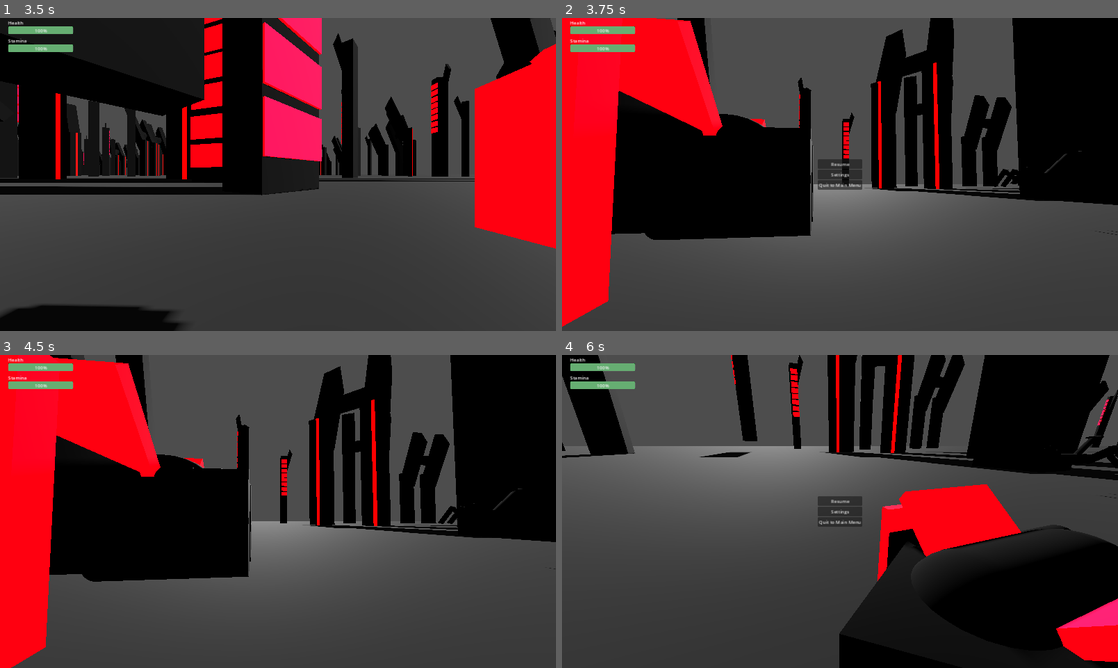
Above: before the commit, frames 1-4 (two rows, left to right).
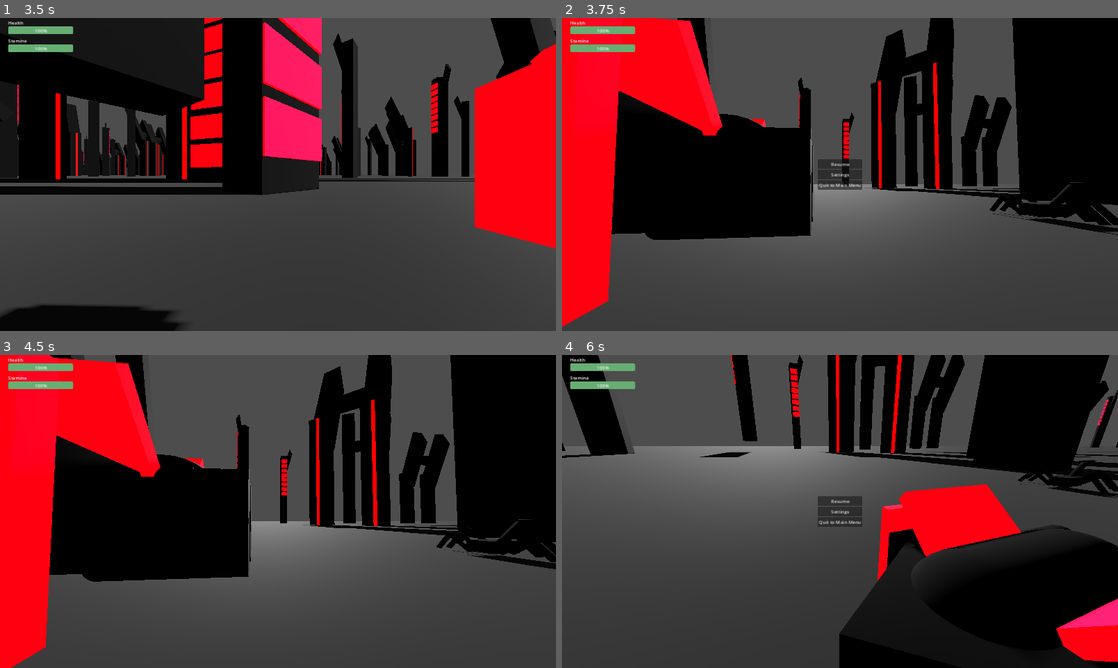
Above: after the commit, the same moments.

Repository: n3xusgamedev/n3xus-godot-game
Game: Godot game, scene res://main_menu.tscn
Same seed, same stepped clock (60 frames per second), same inputs: the game is played once before the commit and once after it.
Inputs (mouse positions are in pixels of both pictures, inside the frame that each line leads up to):
- Up to frame 1 (3.5 s): tap Enter (ui_accept) at 0.5, 1.25 s; move the mouse to (305, 174) at 0.52 s; hold W (move_forward) from 0.53 s (still down); tap P every 0.75 s from 0.6 to 2.85 s; tap Space (jump) at 0.77, 1.52, 3.02 s; move the mouse to (250, 174) at 1.27 s; move the mouse to (289, 168) at 2.02 s; move the mouse to (272, 180) at 2.77 s
- Up to frame 2 (3.75 s): keep holding W (move_forward); move the mouse to (878, 177) at 3.52 s; tap P at 3.6 s
- Up to frame 3 (4.5 s): tap Space (jump) at 3.77 s; release W (move_forward) at 4.25 s; click "Resume" at 4.25 s
- Up to frame 4 (6 s): move the mouse to (795, 508) at 5.02 s; hold W (move_forward) from 5.03 s (still down); tap P at 5.1, 5.85 s; tap Space (jump) at 5.27 s; move the mouse to (845, 511) at 5.77 s

Frame 1 is identical in both runs. In frame 2, 1.5% of the frame differs, in the area x 76-100%, y 42-70%; in frame 3, 1.3%; in frame 4, 0.9%.

Commit message:
ENEMY MODEL

Diff:
--- a/enemy_1.tscn
+++ b/enemy_1.tscn
@@ -14,41 +14,17 @@
 [sub_resource type="BoxMesh" id="BoxMesh_5c06j"]
 material = SubResource("StandardMaterial3D_8fvls")
 
-[sub_resource type="StandardMaterial3D" id="StandardMaterial3D_buyeu"]
-albedo_color = Color(0, 0, 0, 1)
-
-[sub_resource type="CylinderMesh" id="CylinderMesh_y36r3"]
-material = SubResource("StandardMaterial3D_buyeu")
-
-[sub_resource type="StandardMaterial3D" id="StandardMaterial3D_mit13"]
-albedo_color = Color(0, 0, 0, 1)
-
-[sub_resource type="CylinderMesh" id="CylinderMesh_d76ov"]
-material = SubResource("StandardMaterial3D_mit13")
-
 [sub_resource type="BoxShape3D" id="BoxShape3D_26y0v"]
 size = Vector3(1, 0.541992, 1.52301)
 
 [sub_resource type="BoxShape3D" id="BoxShape3D_ujxvg"]
-size = Vector3(4.95044, 1.56989, 2.60547)
-
-[sub_resource type="StandardMaterial3D" id="StandardMaterial3D_b518d"]
-albedo_color = Color(31.721, 23.387, 0.033, 1)
-
-[sub_resource type="CylinderMesh" id="CylinderMesh_3lbmv"]
-material = SubResource("StandardMaterial3D_b518d")
+size = Vector3(8.63614, 1.56989, 6.1817)
 
 [sub_resource type="BoxShape3D" id="BoxShape3D_63sih"]
 size = Vector3(1.93329, 1.06067, 1)
 
 [sub_resource type="BoxShape3D" id="BoxShape3D_wnby4"]
 size = Vector3(1.63861, 1, 1.50446)
-
-[sub_resource type="BoxShape3D" id="BoxShape3D_2nhqe"]
-size = Vector3(0.343018, 1.51868, 0.289062)
-
-[sub_resource type="BoxShape3D" id="BoxShape3D_yoiyl"]
-size = Vector3(0.642334, 0.248962, 0.664551)
 
 [sub_resource type="Animation" id="Animation_bmp8e"]
 length = 4.0
@@ -180,6 +156,30 @@
 "Walk2": SubResource("Animation_1vnrx")
 }
 
+[sub_resource type="StandardMaterial3D" id="StandardMaterial3D_buyeu"]
+albedo_color = Color(0, 0, 0, 1)
+
+[sub_resource type="CylinderMesh" id="CylinderMesh_y36r3"]
+material = SubResource("StandardMaterial3D_buyeu")
+
+[sub_resource type="StandardMaterial3D" id="StandardMaterial3D_mit13"]
+albedo_color = Color(0, 0, 0, 1)
+
+[sub_resource type="CylinderMesh" id="CylinderMesh_d76ov"]
+material = SubResource("StandardMaterial3D_mit13")
+
+[sub_resource type="StandardMaterial3D" id="StandardMaterial3D_b518d"]
+albedo_color = Color(31.721, 23.387, 0.033, 1)
+
+[sub_resource type="CylinderMesh" id="CylinderMesh_3lbmv"]
+material = SubResource("StandardMaterial3D_b518d")
+
+[sub_resource type="BoxShape3D" id="BoxShape3D_2nhqe"]
+size = Vector3(0.343018, 1.51868, 0.289062)
+
+[sub_resource type="BoxShape3D" id="BoxShape3D_yoiyl"]
+size = Vector3(0.642334, 0.248962, 0.664551)
+
 [node name="enemy_1" type="CharacterBody3D"]
 transform = Transform3D(-1, 0, 8.74228e-08, 0, 1, 0, -8.74228e-08, 0, -1, 0, 0, 0)
 script = ExtResource("1_vj41x")
@@ -189,7 +189,6 @@
 mesh = SubResource("BoxMesh_y8exn")
 
 [node name="Leg 1" type="Node3D" parent="MeshInstance3D"]
-transform = Transform3D(1, 0, 0, 0, 1, 0, 0, 0, 1, 0, 0, 0)
 
 [node name="MeshInstance3D" type="MeshInstance3D" parent="MeshInstance3D/Leg 1"]
 transform = Transform3D(-1.08051, 0.22283, 0, -1.44198, -0.166971, 0, 0, 0, 0.0577283, 0.839012, 0.164644, 0.422621)
@@ -214,14 +213,6 @@
 mesh = SubResource("BoxMesh_5c06j")
 skeleton = NodePath("../..")
 
-[node name="MeshInstance3D13" type="MeshInstance3D" parent="MeshInstance3D"]
-transform = Transform3D(0.370292, 0, 0, 0, 0.908428, -0.103601, 0, 0.418041, 0.225132, 0, 1.35367, 0.643982)
-mesh = SubResource("CylinderMesh_y36r3")
-
-[node name="MeshInstance3D14" type="MeshInstance3D" parent="MeshInstance3D"]
-transform = Transform3D(0.59807, 0, 0, 0, 0.0353988, -0.265262, 0, 0.186078, 0.0504623, 0, 2.29573, 1.10067)
-mesh = SubResource("CylinderMesh_d76ov")
-
 [node name="Leg 2" type="Node3D" parent="MeshInstance3D"]
 transform = Transform3D(-1.08051, 0.22283, -8.88178e-16, -1.44198, -0.166971, 0, 1.42109e-14, 1.77636e-15, 0.0577283, 0.839012, 0.164644, -0.383986)
 
@@ -236,7 +227,6 @@
 skeleton = NodePath("../..")
 
 [node name="Leg 3" type="Node3D" parent="MeshInstance3D"]
-transform = Transform3D(1, 0, 0, 0, 1, 0, 0, 0, 1, 0, 0, 0)
 
 [node name="MeshInstance3D5" type="MeshInstance3D" parent="MeshInstance3D/Leg 3"]
 transform = Transform3D(-1.08051, 0.22283, 0, -1.44198, -0.166971, 0, 7.10543e-15, 8.88178e-16, 0.0577283, 0.839012, 0.164644, -0.00400849)
@@ -249,7 +239,6 @@
 skeleton = NodePath("../..")
 
 [node name="Leg 4" type="Node3D" parent="MeshInstance3D"]
-transform = Transform3D(1, 0, 0, 0, 1, 0, 0, 0, 1, 0, 0, 0)
 
 [node name="MeshInstance3D11" type="MeshInstance3D" parent="MeshInstance3D/Leg 4"]
 transform = Transform3D(1.08051, -0.22283, -5.04677e-09, -1.44198, -0.166971, 0, -9.4461e-08, 1.94804e-08, -0.0577283, -0.956084, 0.164644, -0.000133486)
@@ -262,7 +251,6 @@
 skeleton = NodePath("../..")
 
 [node name="Leg 5" type="Node3D" parent="MeshInstance3D"]
-transform = Transform3D(1, 0, 0, 0, 1, 0, 0, 0, 1, 0, 0, 0)
 
 [node name="MeshInstance3D3" type="MeshInstance3D" parent="MeshInstance3D/Leg 5"]
 transform = Transform3D(-1.08051, 0.22283, 0, -1.44198, -0.166971, 0, 7.10543e-15, 8.88178e-16, 0.0577283, 0.839012, 0.164644, -0.383986)
@@ -281,12 +269,8 @@
 [node name="Area3D" type="Area3D" parent="."]
 
 [node name="CollisionShape3D" type="CollisionShape3D" parent="Area3D"]
-transform = Transform3D(1.25877, 0, 0, 0, 1.43204, 0, 0, 0, 1.89759, 0.155735, 0.678732, -0.0159364)
+transform = Transform3D(1.25877, 0, 0, 0, 1.43204, 0, 0, 0, 1.89759, 0.766816, 0.678732, -0.487265)
 shape = SubResource("BoxShape3D_ujxvg")
-
-[node name="MeshInstance3D2" type="MeshInstance3D" parent="."]
-transform = Transform3D(0.0473937, 0, 0, 0, 0.00608596, -0.0750759, 0, 0.015305, 0.0298535, 0, 1.29803, 1.97965)
-mesh = SubResource("CylinderMesh_3lbmv")
 
 [node name="CollisionShape3D2" type="CollisionShape3D" parent="."]
 transform = Transform3D(0.928714, 0, 0, 0, 0.928714, 0, 0, 0, 1.42522, -1.40919, 0, 0)
@@ -295,19 +279,37 @@
 [node name="CollisionShape3D3" type="CollisionShape3D" parent="."]
 transform = Transform3D(1, 0, 0, 0, 1, 0, 0, 0, 1, 1.32044, 0.00250864, 0.0176847)
 shape = SubResource("BoxShape3D_wnby4")
-
-[node name="CollisionShape3D4" type="CollisionShape3D" parent="."]
-transform = Transform3D(0.999901, -0.000762857, 0.0140543, 0.0109463, 0.669839, -0.742426, -0.00884771, 0.742506, 0.669781, -0.00520222, 0.764135, 1.03834)
-shape = SubResource("BoxShape3D_2nhqe")
-
-[node name="CollisionShape3D5" type="CollisionShape3D" parent="."]
-transform = Transform3D(1, 0, 0, 0, 1, 0, 0, 0, 1, -0.014623, 1.28018, 1.71707)
-shape = SubResource("BoxShape3D_yoiyl")
 
 [node name="AnimationPlayer" type="AnimationPlayer" parent="."]
 libraries = {
 "": SubResource("AnimationLibrary_4dey7")
 }
 
+[node name="head and neck" type="Node3D" parent="."]
+transform = Transform3D(-0.59807, 2.48276e-08, 6.73296e-09, 0, 0.0196976, -0.147605, -5.22849e-08, -0.283994, -0.0770161, -3.05733e-07, 1.19364, -1.81733)
+
+[node name="MeshInstance3D13" type="MeshInstance3D" parent="head and neck"]
+transform = Transform3D(0.619145, 2.13163e-14, 3.55271e-15, 7.10543e-15, 3.06442, 1.06541, 2.66454e-15, -3.0157, 0.532738, -2.84217e-14, -3.29804, 3.11131)
+mesh = SubResource("CylinderMesh_y36r3")
+skeleton = NodePath("../../MeshInstance3D")
+
+[node name="MeshInstance3D14" type="MeshInstance3D" parent="head and neck"]
+transform = Transform3D(1, 3.55271e-15, 1.77636e-15, 0, 1, 0, 3.55271e-15, 0, 1, 0, 0, 0)
+mesh = SubResource("CylinderMesh_d76ov")
+skeleton = NodePath("../../MeshInstance3D")
+
+[node name="MeshInstance3D2" type="MeshInstance3D" parent="head and neck"]
+transform = Transform3D(0.0792444, 2.22045e-16, 0, 8.88178e-16, 0.0628008, -0.0316683, 2.22045e-16, -0.0328509, 0.504403, 0, 1.05526, 0.00142479)
+mesh = SubResource("CylinderMesh_3lbmv")
+skeleton = NodePath("../..")
+
+[node name="CollisionShape3D4" type="CollisionShape3D" parent="."]
+transform = Transform3D(-0.999901, 0.000762922, -0.0140542, 0.0109463, 0.669839, -0.742426, 0.00884762, -0.742506, -0.669781, 0.00520186, 0.680316, -1.17581)
+shape = SubResource("BoxShape3D_2nhqe")
+
+[node name="CollisionShape3D5" type="CollisionShape3D" parent="."]
+transform = Transform3D(-1, 5.2108e-15, 8.74228e-08, -1.96105e-15, 1, 0, -8.74228e-08, 5.96046e-08, -1, 0.0146227, 1.19636, -1.85454)
+shape = SubResource("BoxShape3D_yoiyl")
+
 [connection signal="body_entered" from="Area3D" to="." method="_on_Area3D_body_entered"]
 [connection signal="body_exited" from="Area3D" to="." method="_on_Area3D_body_exited"]
--- a/world.tscn
+++ b/world.tscn
@@ -95,7 +95,7 @@
 [node name="PauseMenu" parent="." instance=ExtResource("7_qsgms")]
 
 [node name="enemy_1" parent="." instance=ExtResource("9_5858u")]
-transform = Transform3D(1, 0, 0, 0, 1, 0, 0, 0, 1, 12.4712, 6.40838, 16.2643)
+transform = Transform3D(-1, 0, 8.74228e-08, 0, 1, 0, -8.74228e-08, 0, -1, 12.4712, 4.85862, 16.2643)
 
 [node name="SoundscapePlayer" type="AudioStreamPlayer" parent="."]
 stream = ExtResource("10_67uk6")
Not shown: 1 places in world.tscn that only renumber resources
